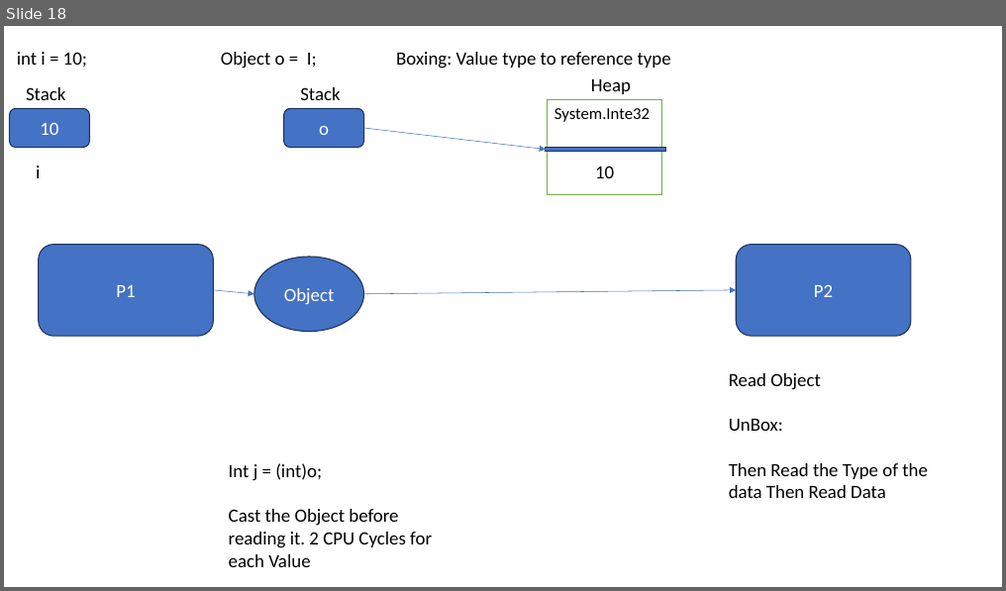
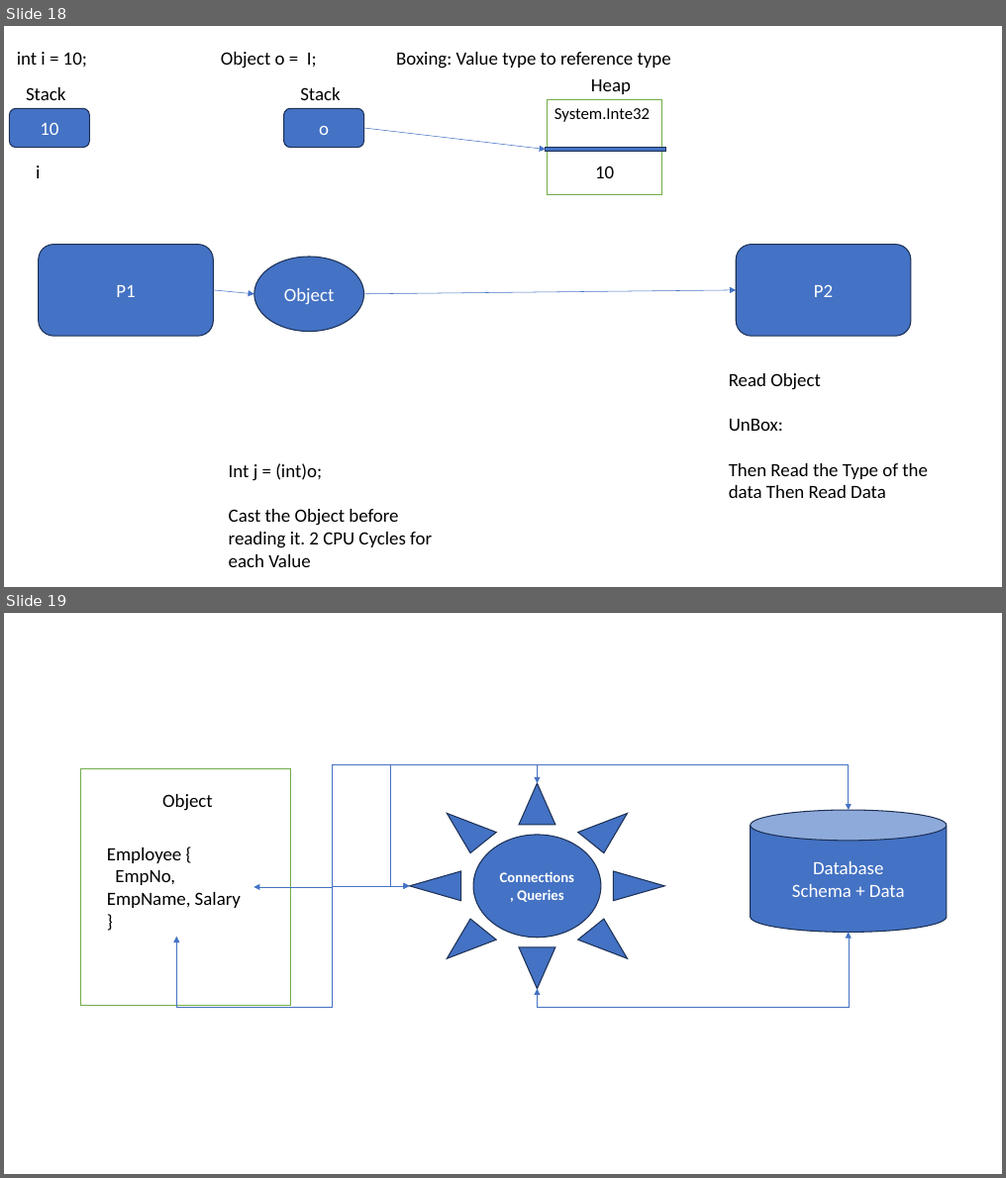
Before and after one commit to maheshsabnis/NetAppsNice, a slide deck: ppts.pptx. Shown one above the other, each under a label of ours: slide 18 before the commit, slides 18 and 19 after it. The pictures are 1006x591 and 1006x1178 pixels, drawn with LibreOffice and Linux fonts; fonts in the diff are those of the drawing. Boxes give left, top, right and bottom in pixels: in the first picture for what was removed or moved away, otherwise in the second. Text is boxed around its words. In the diff, an @@ line names an element or a change of style, - is before the commit and + after.

```diff
--- a/ppts.pptx
+++ b/ppts.pptx
@@ slide 19 added at bbox=[4, 613, 1002, 1174], background #FFFFFF @@
@@ rectangle added at bbox=[81, 768, 291, 1005], fill #FFFFFF, outline #70AD47 1 pt @@
@@ elbow double arrow added from (254, 887) to (537, 783), #4472C4 0.5 pt @@
@@ elbow double arrow added from (848, 810) to (410, 886), #4472C4 0.5 pt @@
@@ sun added at bbox=[410, 783, 665, 989], fill #4472C4, outline #1E3256 1 pt, 14 pt, text #FFFFFF, bold @@
+Connections, Queries
@@ text added at bbox=[162, 794, 213, 811], 18 pt, text #000000 @@
+Object
@@ cylinder added at bbox=[750, 810, 946, 932], fill #4472C4, outline #1E3256 1 pt, 18 pt, text #FFFFFF @@
+Database
+Schema + Data
@@ text added at bbox=[107, 848, 241, 908], 18 pt, text #000000 @@
+Employee {
+EmpNo,
+EmpName, Salary
+}
@@ elbow double arrow added from (410, 886) to (177, 937), #4472C4 0.5 pt @@
@@ elbow double arrow added from (537, 989) to (848, 933), #4472C4 0.5 pt @@
```
Also in this commit, not shown: 1 other slide added, 25 other files.
